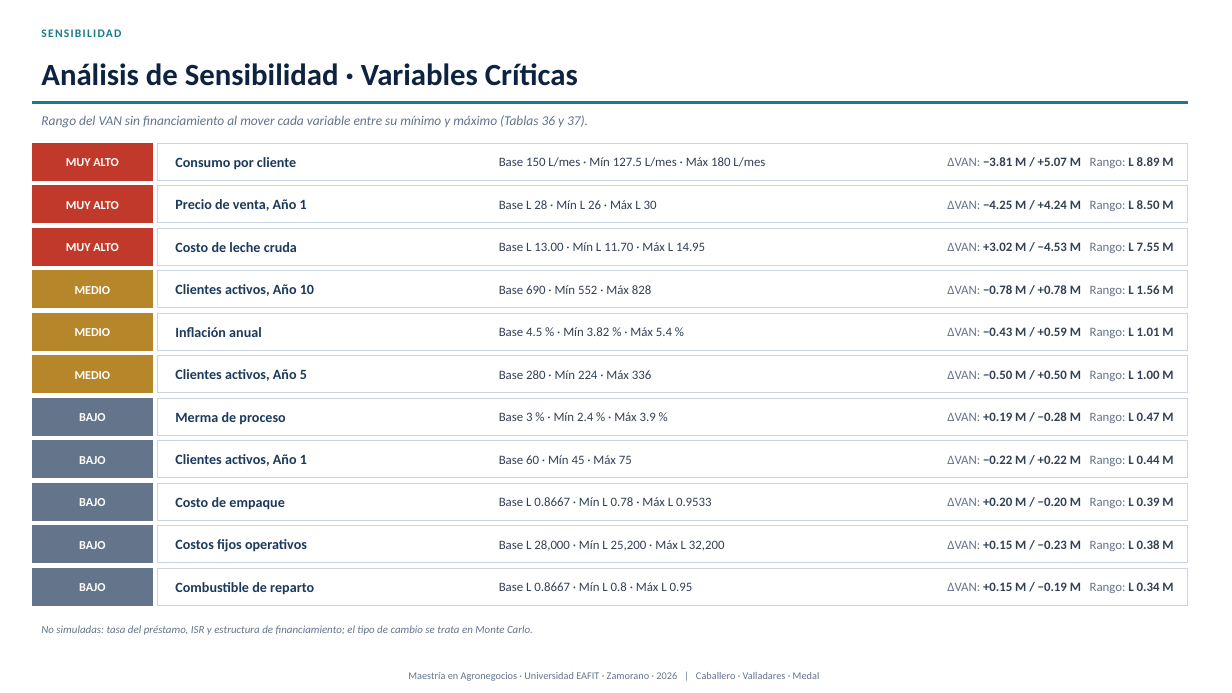
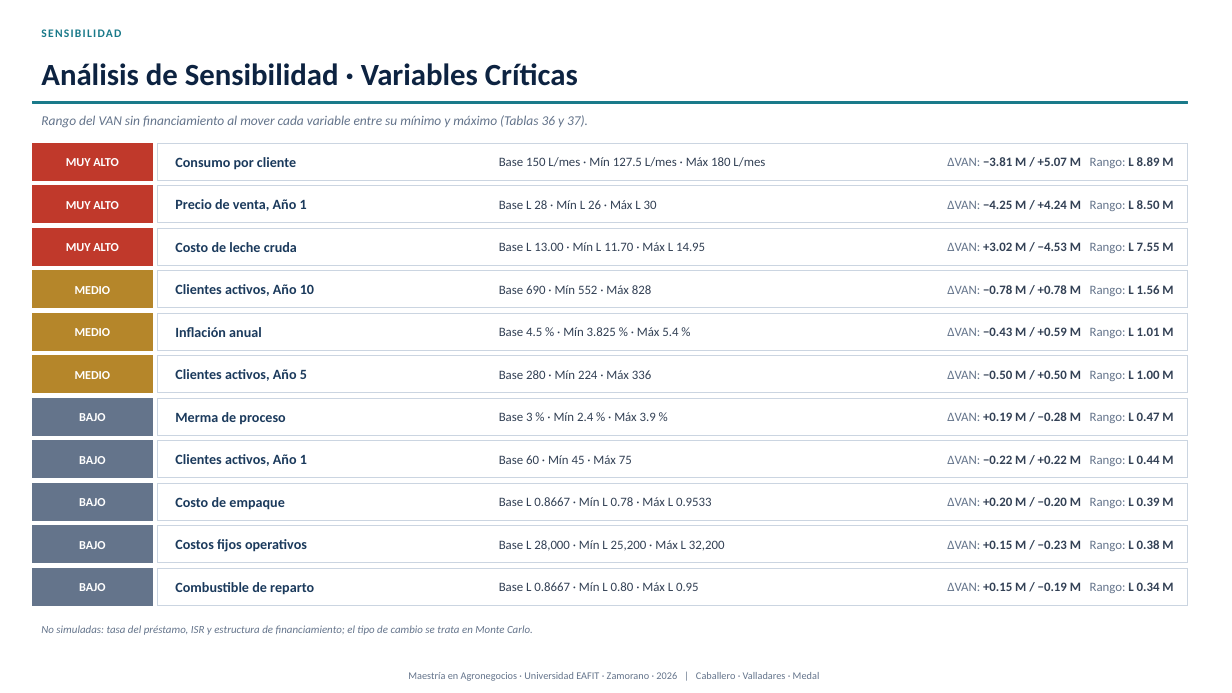
Before and after one commit to modelqdeluxe-ops/ss, a slide deck: slide 27 of Defensa_Tesis_Jaime_Fredy_Horacio_corregida.pptx. Drawn at 1232x693 pixels with LibreOffice and Linux fonts; fonts in the diff are those of the drawing. Boxes give left, top, right and bottom in pixels: in the first picture for what was removed or moved away, otherwise in the second. Text is boxed around its words. In the diff, an @@ line names an element or a change of style, - is before the commit and + after.

```diff
--- a/Defensa_Tesis_Jaime_Fredy_Horacio_corregida.pptx
+++ b/Defensa_Tesis_Jaime_Fredy_Horacio_corregida.pptx
@@ text at (499,327,678,336): text changed @@
-Base 4.5 % · Mín 3.82 % · Máx 5.4 %
+Base 4.5 % · Mín 3.825 % · Máx 5.4 %
@@ text at (499,582,699,591): text changed @@
-Base L 0.8667 · Mín L 0.8 · Máx L 0.95
+Base L 0.8667 · Mín L 0.80 · Máx L 0.95
```
Also in this commit, not shown: 19 other slides changed, 2 other files.
